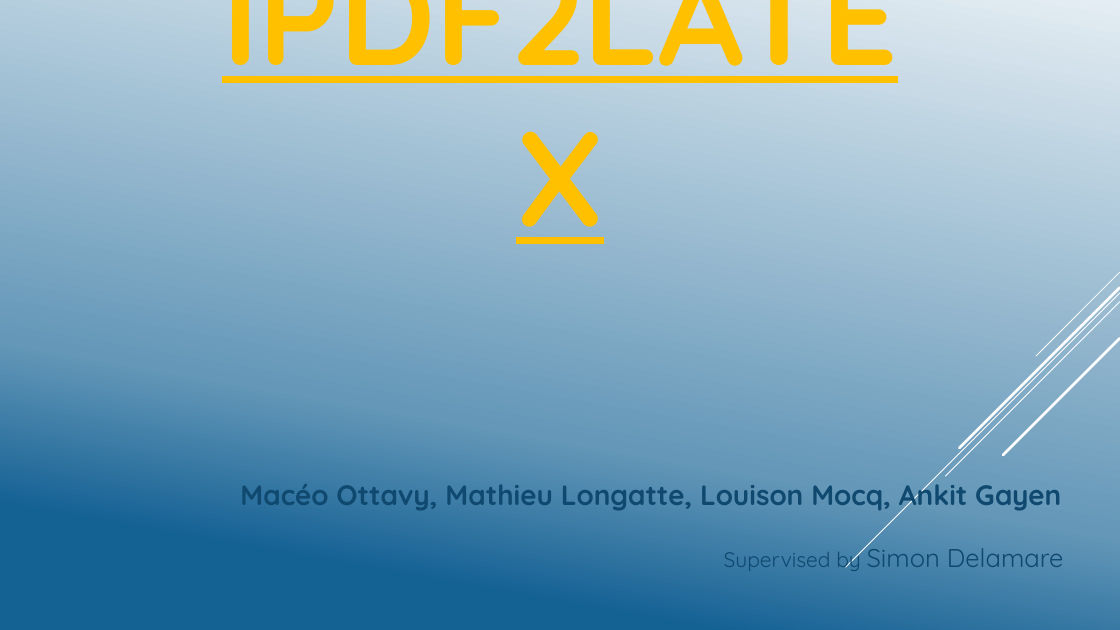
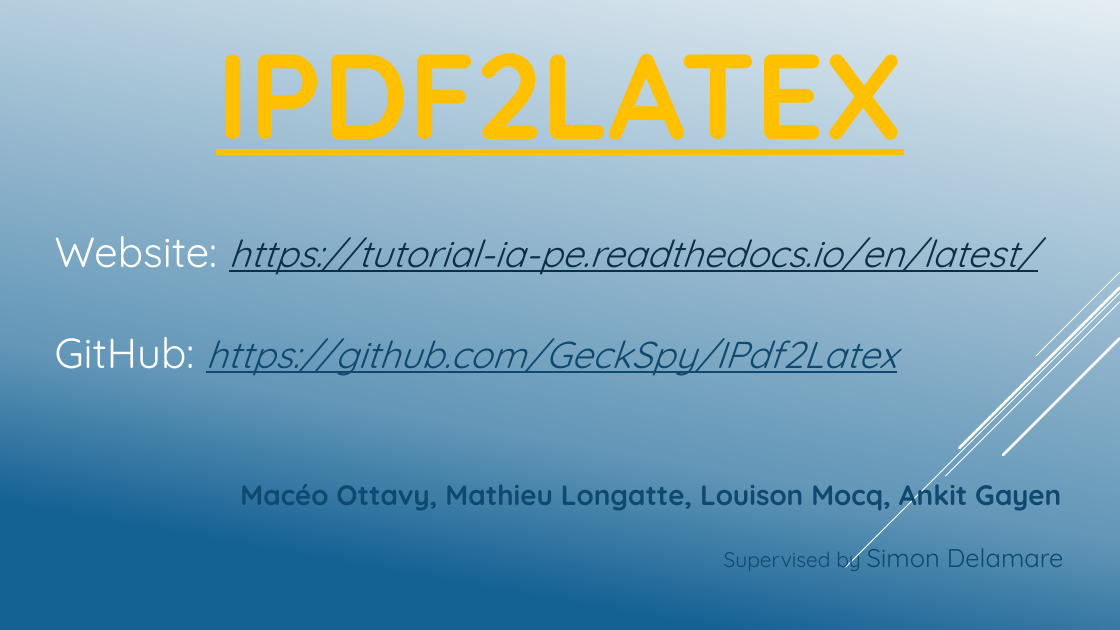
Before and after one commit to GeckSpy/IPdf2Latex, a slide deck: slide 16 of Presentation/Final presentation.pptx. Drawn at 1120x630 pixels with LibreOffice and Linux fonts; fonts in the diff are those of the drawing; background and template pictures are left out. Boxes give left, top, right and bottom in pixels: in the first picture for what was removed or moved away, otherwise in the second. Text is boxed around its words. In the diff, an @@ line names an element or a change of style, - is before the commit and + after.

```diff
--- a/Presentation/Final presentation.pptx
+++ b/Presentation/Final presentation.pptx
@@ title "IPDF2LATEX": place and size @@
-title "IPDF2LATEX" at (176, 5, 944, 181)
+title "IPDF2LATEX" at (216, 53, 903, 171)
@@ title "IPDF2LATEX" at (216, 53, 903, 171): size 115 to 103.5 pt @@
@@ text added at (55, 236, 1037, 376), 32 pt, text #0D2E46, italic, underline @@
+Website: https://tutorial-ia-pe.readthedocs.io/en/latest/
+GitHub: https://github.com/GeckSpy/IPdf2Latex
```
